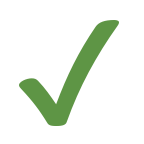
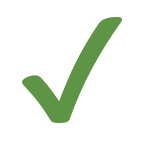
The second 144 x 144 image is a revision of the first. Changes to its layers:
removed layer "✔" over (19, 20, 119, 126)
removed layer "Layer" over (19, 17, 122, 126)
renamed "Background" to "checkmark.png", painted on it over (19, 17, 122, 126)
